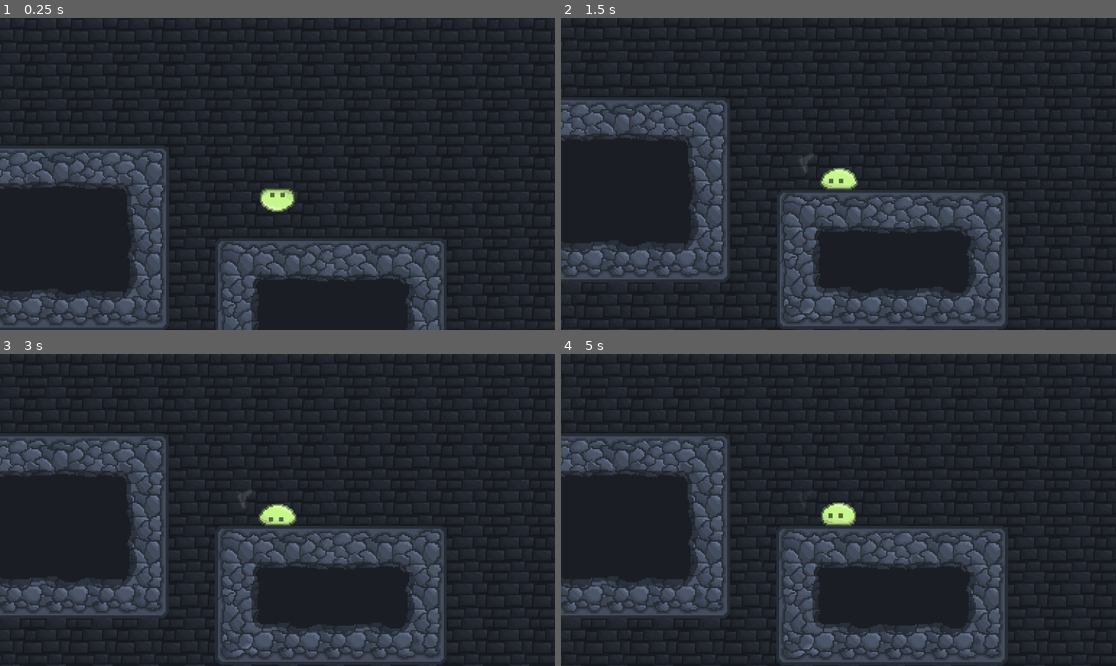
Above: before the commit, frames 1-4 (two rows, left to right).
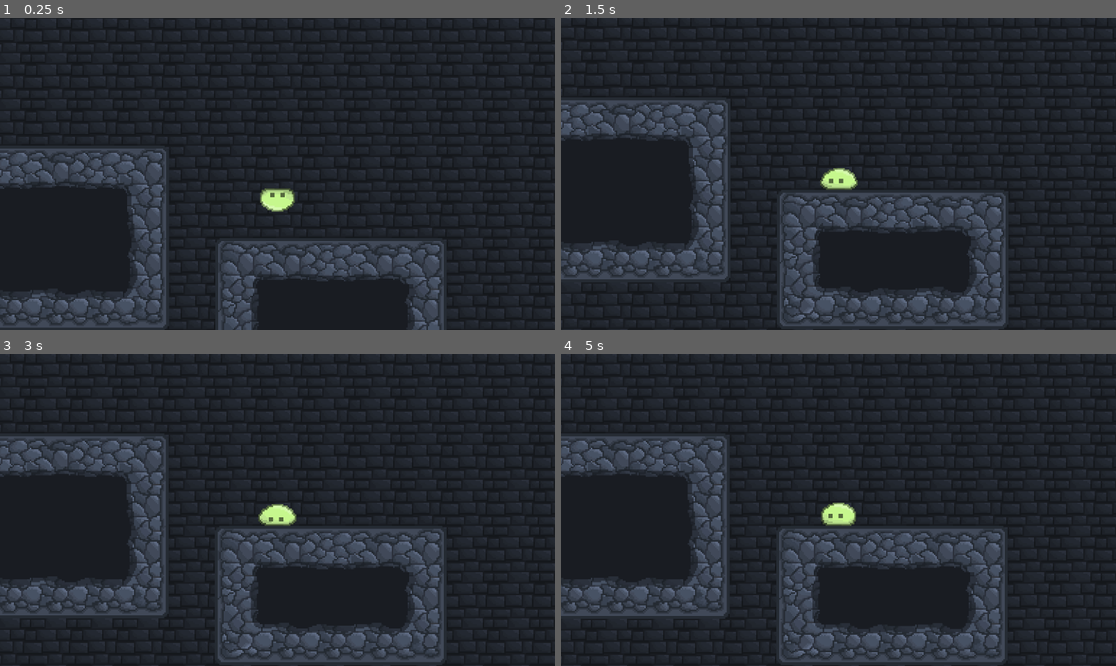
Above: after the commit, the same moments.

Repository: Z0nate/Nzara
Game: Godot game, scene res://Scenes/main.tscn
Two runs of this game, one before a commit and one after it. Both use one fixed random seed, a clock stepped at 60 frames per second and the inputs below.
Inputs (mouse positions are in pixels of both pictures, inside the frame that each line leads up to):
- Up to frame 1 (0.25 s): no input
- Up to frame 2 (1.5 s): tap Enter (ui_accept) at 0.5, 0.6, 0.77, 1.07, 1.35 s; move the mouse to (960, 158) at 0.52 s; move the mouse to (727, 189) at 1.27 s
- Up to frame 3 (3 s): tap Enter (ui_accept) at 1.52, 1.82, 2.1, 2.85 s; move the mouse to (333, 441) at 2.02 s; move the mouse to (249, 572) at 2.77 s
- Up to frame 4 (5 s): tap Enter (ui_accept) at 3.02, 3.32, 3.6, 3.77, 4.07, 4.35, 4.52, 4.82 s; move the mouse to (1005, 556) at 3.52 s; move the mouse to (672, 463) at 4.27 s

The runs differ from the first frame. In frame 2, 0.6% of the frame differs, in the area x 21-80%, y 10-99%; in frame 3, 0.2%; in frame 4, 0.2%.

Commit message:
Pointer time

Diff:
--- a/Scenes/main.tscn
+++ b/Scenes/main.tscn
@@ -4,17 +4,19 @@
 [ext_resource type="PackedScene" uid="uid://fbaxup8r5dws" path="res://Scenes/tile_map_layer.tscn" id="2_bo1nx"]
 
 [node name="Main" type="Node2D" unique_id=763374204]
+position = Vector2(-1, 0)
 
 [node name="Player" parent="." unique_id=401792681 instance=ExtResource("1_jjgbg")]
 z_index = 9
 position = Vector2(683, 200)
 
 [node name="BackgroundLevel" parent="." unique_id=1463734787 instance=ExtResource("2_bo1nx")]
-modulate = Color(0.60933006, 0.6093301, 0.60933006, 1)
+modulate = Color(0.6, 0.6, 0.6, 1)
 z_index = 6
 tile_map_data = PackedByteArray("AADp//7/AAAIAAAAAADp////AAAIAAAAAADp/wAAAAAIAAAAAADp/wEAAAAIAAAAAADp/wIAAAAIAAAAAADp/w …(21424 unchanged characters)…
 
 [node name="Level" parent="." unique_id=183996323 instance=ExtResource("2_bo1nx")]
+modulate = Color(0.95, 0.95, 0.95, 1)
 z_index = 10
 tile_map_data = PackedByteArray("AAAIAA0AAAADAAYAAAAJAA0AAAACAAYAAAAKAA0AAAADAAYAAAAKAA4AAAADAAcAAAALAA4AAAACAAcAAAAMAA …(7680 unchanged characters)…
 
--- a/Scripts/player.gd
+++ b/Scripts/player.gd
@@ -11,9 +11,11 @@
 
 const EYE_FOLLOW_RADIUS = 2.0
 const POINTER_FOLLOW_RADIUS = 25.0
+
 var SPEED = 350.0
 var STICK_TIME = 3.0
 var MAX_CHARGE_TIME = 1
+var MIN_CHARGE_TIME = 0.2
 var GRAVITY: int = ProjectSettings.get_setting("physics/2d/default_gravity")
 
 var stuck := false
@@ -38,9 +40,9 @@
 		eyes.frame = 1
 	else:
 		blink_timer += delta
-		if blink_timer >= blink_time:
+		if blink_timer >= blink_time and blink_timer < blink_time + 0.1:
 			eyes.frame = 1
-		if blink_timer >= blink_time + 0.1:
+		elif blink_timer >= blink_time + 0.1:
 			eyes.frame = 0
 			blink_timer = 0.0
 			blink_time = randf_range(3.0, 5.0)
@@ -55,11 +57,12 @@
 			just_launched = false
 
 	if Input.is_action_just_pressed("ui_accept"):
-		charging = true
-		charge_timer = 0.0
+		if  stuck or sliding:
+			charging = true
+			charge_timer = 0.0
 	if (Input.is_action_just_released("ui_accept") or charge_timer >= MAX_CHARGE_TIME):
 		charging = false
-		if charge_timer > 0.3:
+		if charge_timer > MIN_CHARGE_TIME:
 			_launch(charge_timer)
 		charge_timer = 0.0
 
@@ -168,11 +171,12 @@
 func _process(delta: float) -> void:
 	if stuck or sliding:
 		if charging:
-			camera.shake(charge_timer / MAX_CHARGE_TIME * 10.0, 0.1)
+			camera.shake(charge_timer / MAX_CHARGE_TIME * 15.0, 0.1)
 			charge_timer += delta
-			pointer.modulate.a = lerpf(pointer.modulate.a, 1.0, 1 - exp(-30 * delta))
-		else:
-			pointer.modulate.a = lerpf(pointer.modulate.a, 0.0, 1 - exp(-30 * delta))
+			if charge_timer >= MIN_CHARGE_TIME:
+				pointer.modulate.a = lerpf(pointer.modulate.a, 1.0, 1 - exp(-20 * delta))
+		else:
+			pointer.modulate.a = lerpf(pointer.modulate.a, 0.0, 1 - exp(-20 * delta))
 		target_camera_zoom = 3.0 + (charge_timer / MAX_CHARGE_TIME) * 0.5
 	else:
 		target_camera_zoom = 3.0
Not shown, changed: export_presets.cfg
